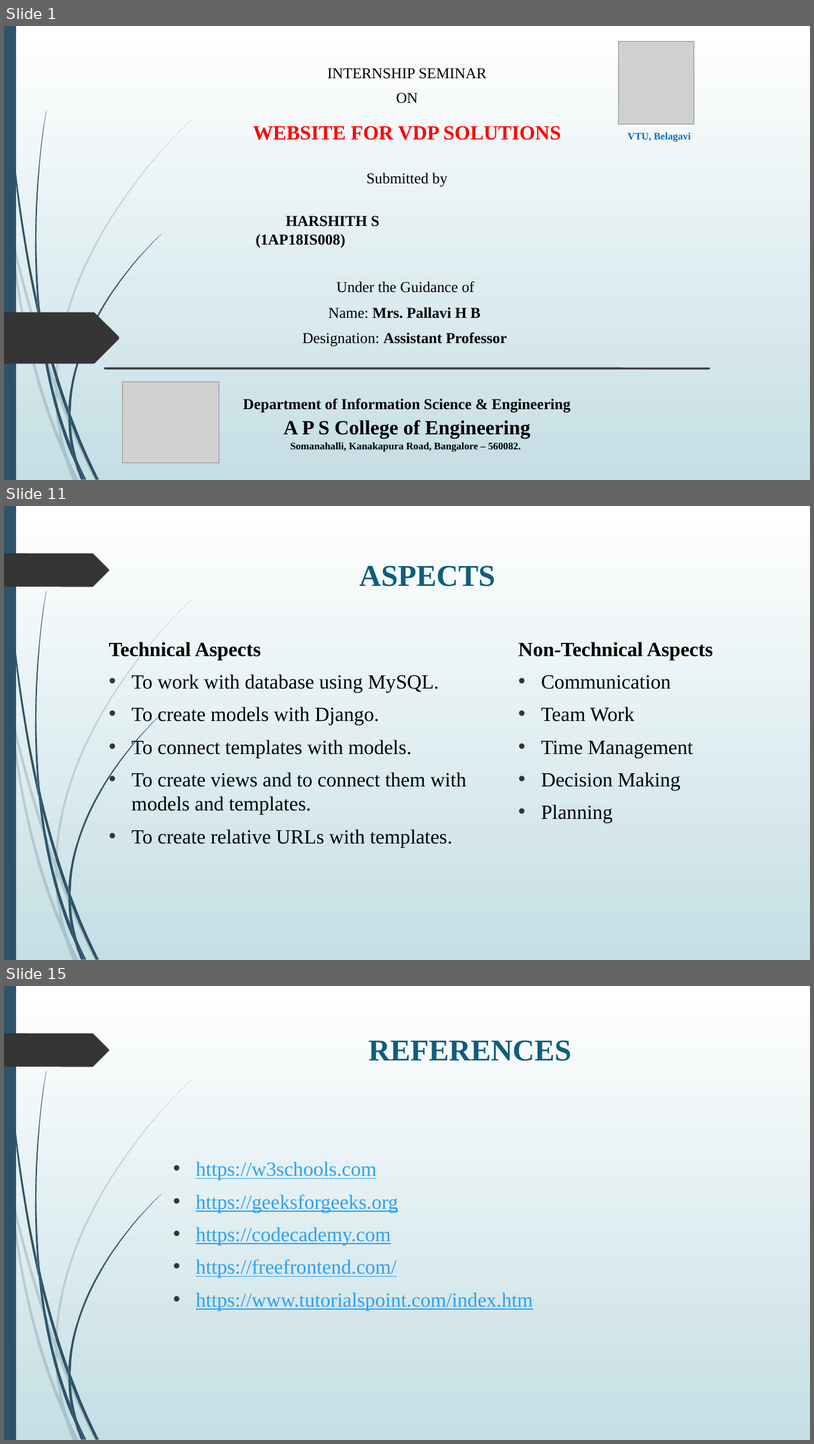
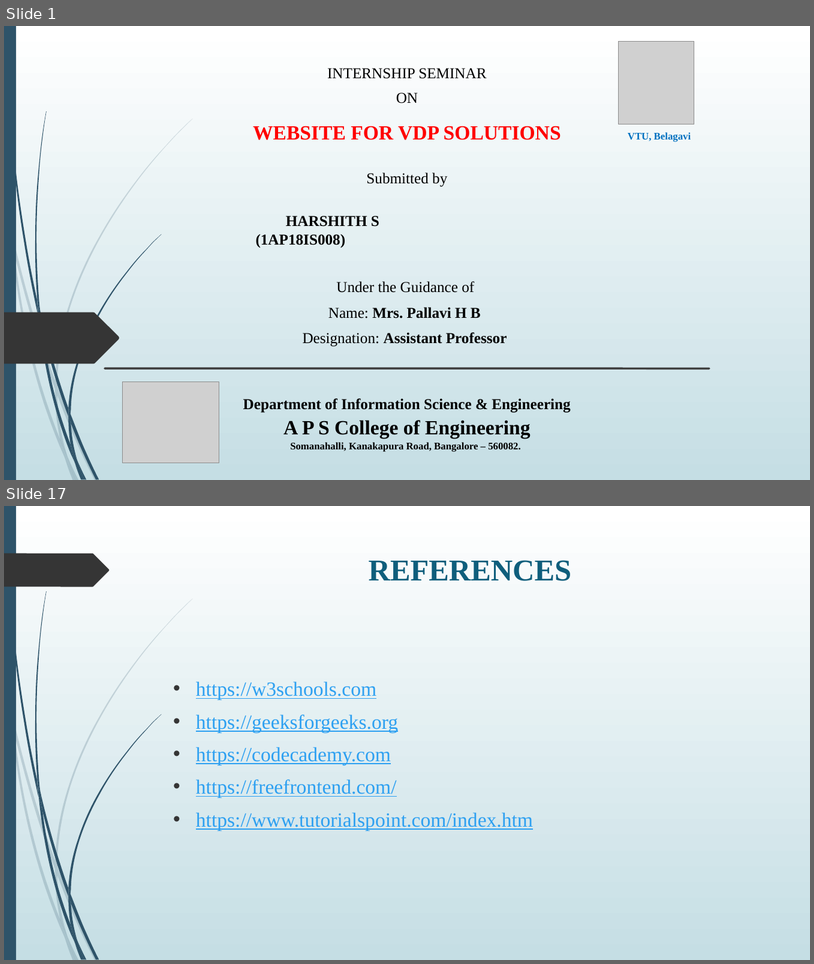
Before and after one commit to Harshith5S/VDP_Solutions, a slide deck: presentation.pptx. Shown one above the other, each under a label of ours: slides 1, 11 and 15 before the commit, slides 1 and 17 after it; the slides between them are not shown. The pictures are 814x1444 and 814x964 pixels, drawn with LibreOffice and Linux fonts; fonts in the diff are those of the drawing; grey boxes stand for pictures. Boxes give left, top, right and bottom in pixels: in the first picture for what was removed or moved away, otherwise in the second. Text is boxed around its words. In the diff, an @@ line names an element or a change of style, - is before the commit and + after.

```diff
--- a/presentation.pptx
+++ b/presentation.pptx
@@ slide 11 removed at (4, 506, 810, 960), background gradient #FFFFFF to #C5DEE5; not listed: 24 template elements that a slide beside it also shows @@
@@ title removed at (359, 565, 495, 586) @@
-ASPECTS
@@ text removed at (109, 642, 467, 847) @@
-Technical Aspects
-• To work with database using MySQL.
-• To create models with Django.
-• To connect templates with models.
-• To create views and to connect them with models and templates.
-• To create relative URLs with templates.
@@ text removed at (519, 642, 713, 823) @@
-Non-Technical Aspects
-• Communication
-• Team Work
-• Time Management
-• Decision Making
-• Planning
@@ what was slide 15 is now slide 17 @@
```
Also in this commit, not shown: 7 slides changed, 8 slides added, 5 other slides removed.
